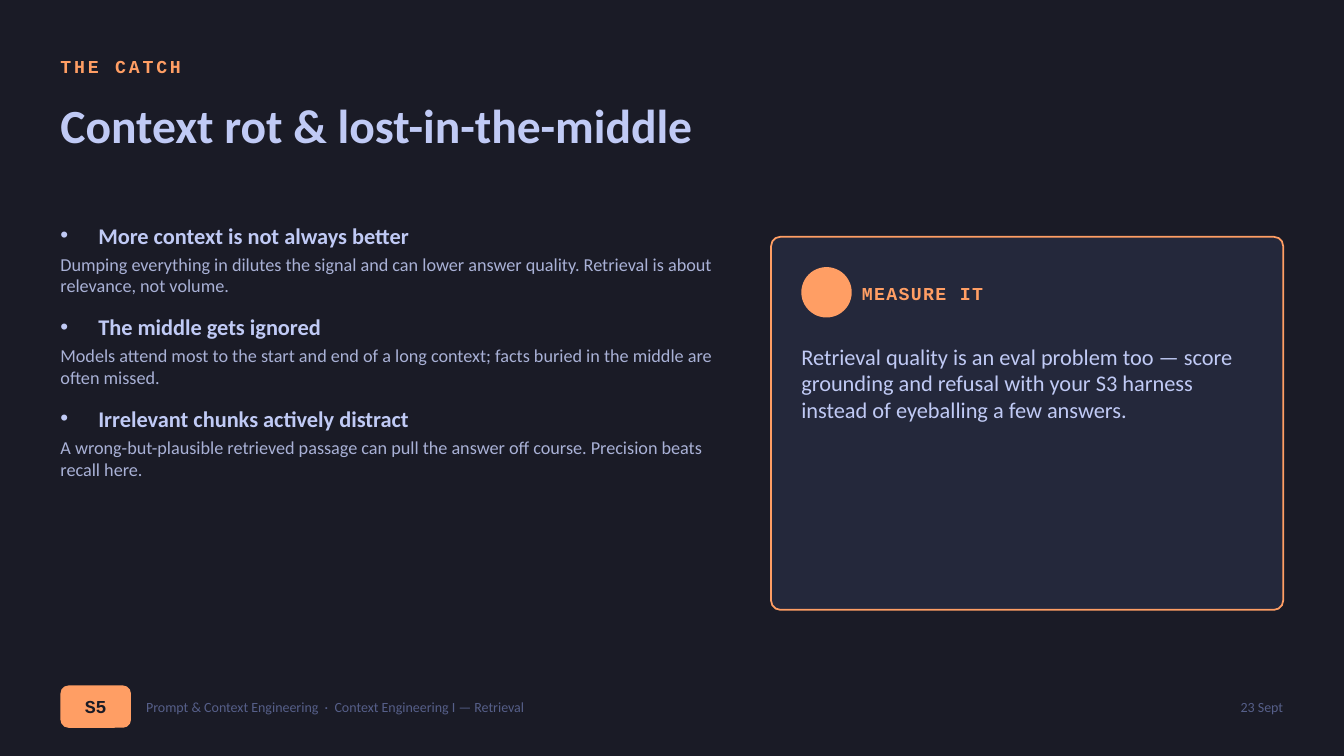
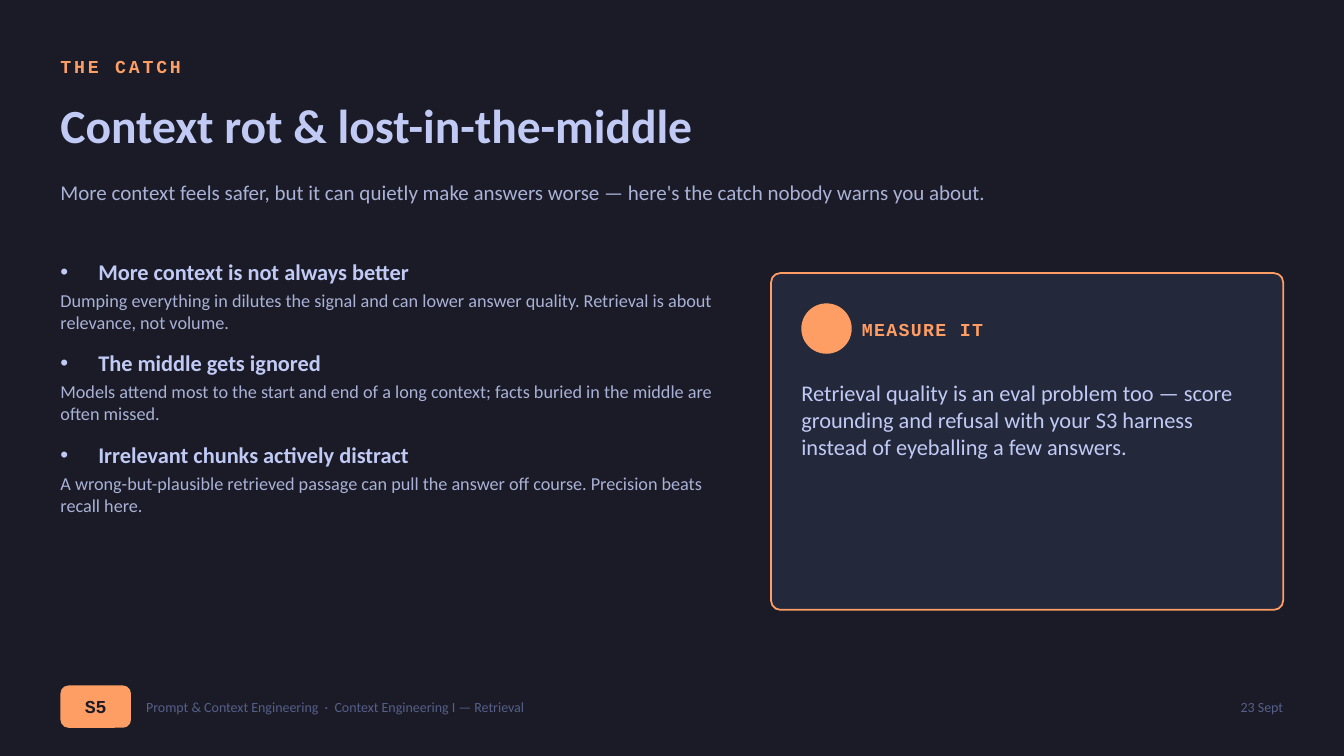
Before and after one commit to sduprey/langchain_courses, a slide deck: slide 8 of prompt-engineering-course/prompt_engineering_presentation_support/PE_S5_context-retrieval.pptx. Drawn at 1344x756 pixels with LibreOffice and Linux fonts; fonts in the diff are those of the drawing. Boxes give left, top, right and bottom in pixels: in the first picture for what was removed or moved away, otherwise in the second. Text is boxed around its words. In the diff, an @@ line names an element or a change of style, - is before the commit and + after.

```diff
--- a/prompt-engineering-course/prompt_engineering_presentation_support/PE_S5_context-retrieval.pptx
+++ b/prompt-engineering-course/prompt_engineering_presentation_support/PE_S5_context-retrieval.pptx
@@ text added at [60, 185, 984, 204], 15 pt, text #A9B1D6 @@
+More context feels safer, but it can quietly make answers worse — here's the catch nobody warns you about.
@@ text "More context is not always ...": place and size @@
-text "More context is not always ..." at [60, 228, 712, 476]
+text "More context is not always ..." at [60, 264, 712, 512]
@@ rounded rectangle: place and size @@
-rounded rectangle at [771, 237, 1284, 610]
+rounded rectangle at [771, 273, 1284, 610]
@@ rounded rectangle at [771, 273, 1284, 610]: proportions changed @@
@@ ellipse: place and size @@
-ellipse at [802, 267, 852, 318]
+ellipse at [802, 303, 852, 354]
@@ text "MEASURE IT": place and size @@
-text "MEASURE IT" at [862, 288, 983, 300]
+text "MEASURE IT" at [862, 324, 983, 336]
@@ text "Retrieval quality is an eval ...": place and size @@
-text "Retrieval quality is an eval ..." at [801, 349, 1232, 422]
+text "Retrieval quality is an eval ..." at [801, 385, 1232, 459]
```
Also in this commit, not shown: 6 other slides changed, 18 other files.
